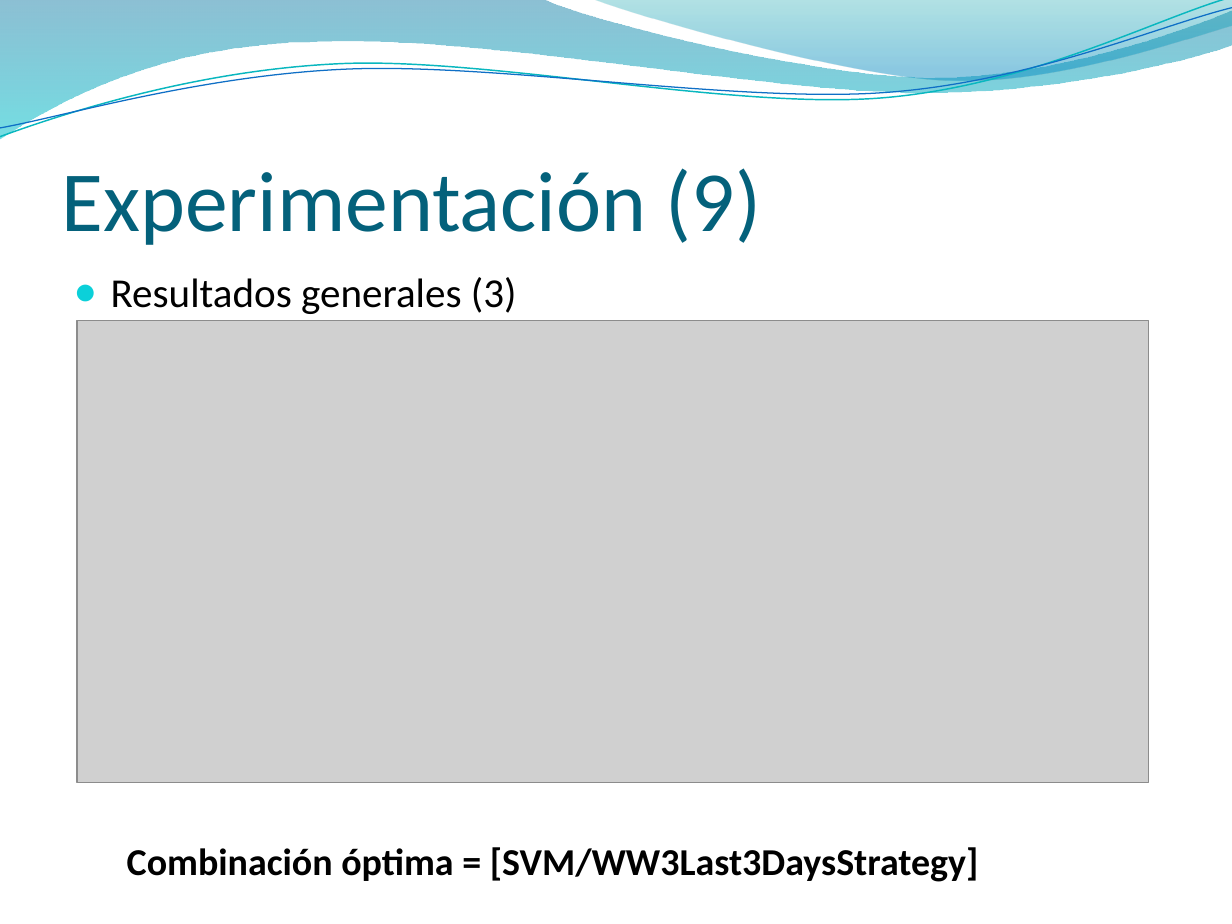
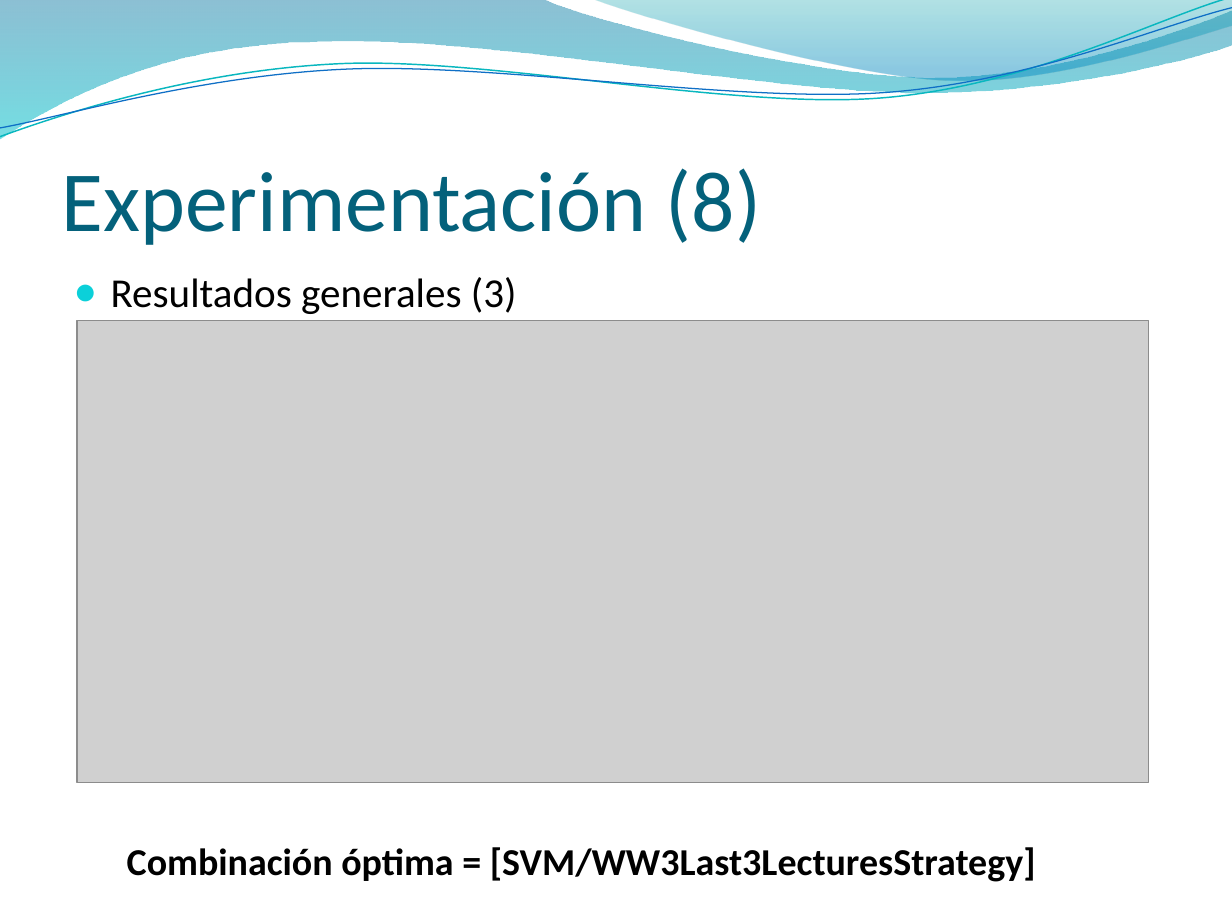
Before and after one commit to jaffadog/neuralito, a slide deck: slide 9 of neuralito/ArfGen/docs/Entregas/Informe Final/presentacion/maxi2.pptx (slide 10 before the commit). Drawn at 1232x924 pixels with LibreOffice and Linux fonts; fonts in the diff are those of the drawing; grey boxes stand for pictures; background and template pictures are left out. Boxes give left, top, right and bottom in pixels: in the first picture for what was removed or moved away, otherwise in the second. Text is boxed around its words. In the diff, an @@ line names an element or a change of style, - is before the commit and + after.

```diff
--- a/neuralito/ArfGen/docs/Entregas/Informe Final/presentacion/maxi2.pptx
+++ b/neuralito/ArfGen/docs/Entregas/Informe Final/presentacion/maxi2.pptx
@@ title at [62,168,761,245]: text changed @@
-Experimentación (9)
+Experimentación (8)
@@ text at [127,847,1036,882]: text changed @@
-  Combinación óptima = [SVM/WW3Last3DaysStrategy]
+  Combinación óptima = [SVM/WW3Last3LecturesStrategy]
```
Also in this commit, not shown: 6 other slides changed.
